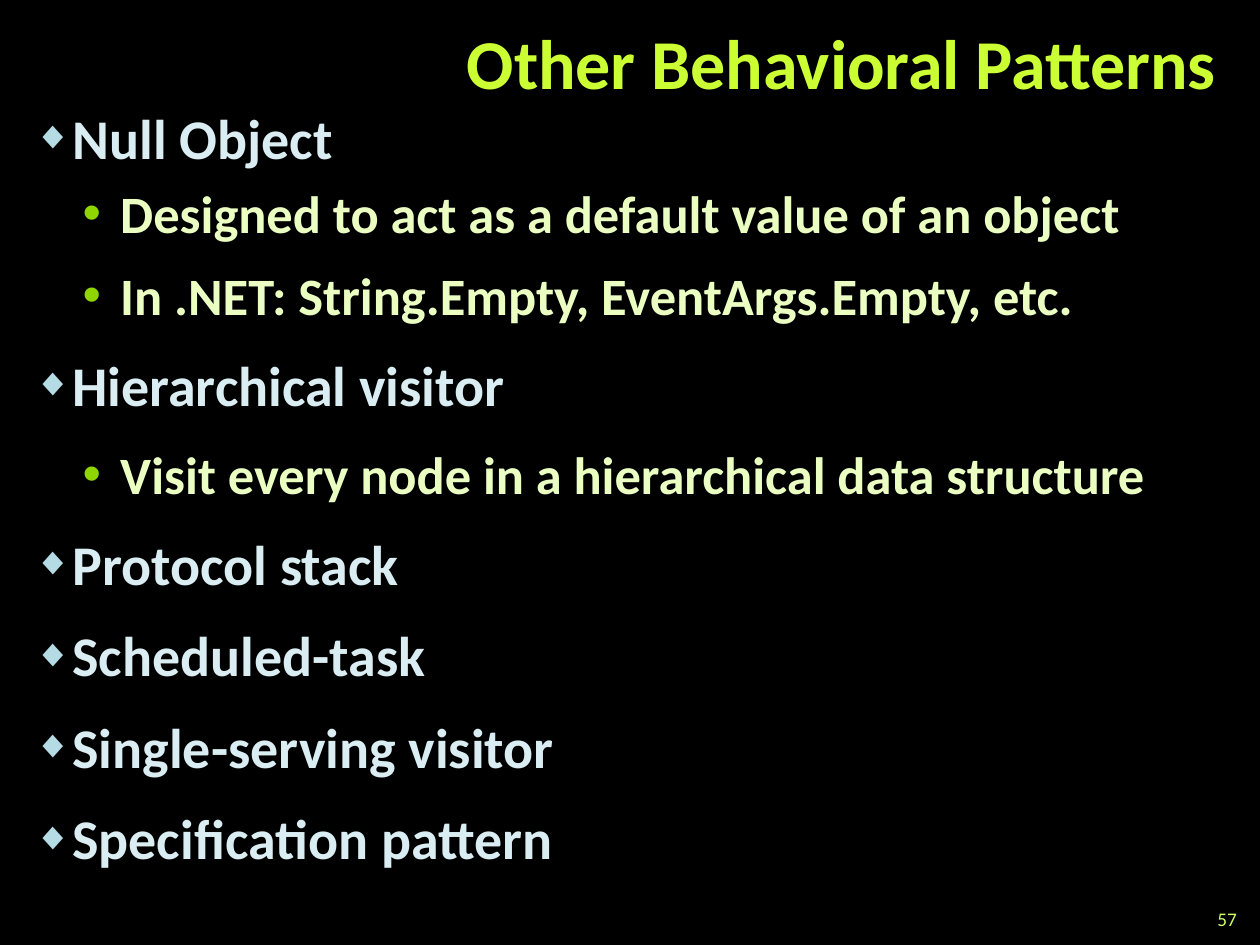
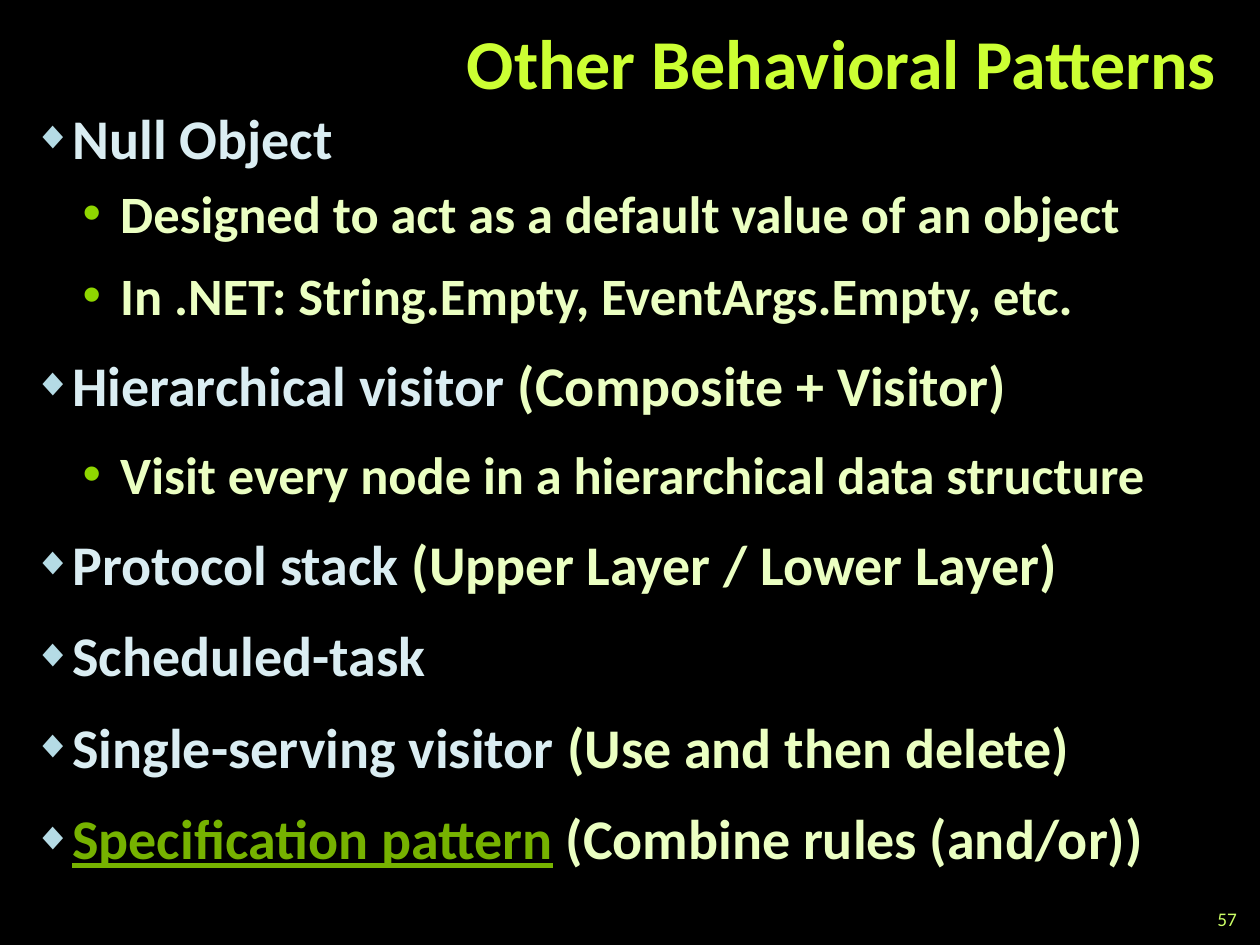
Before and after one commit to martin-nikolov/Telerik-Academy, a slide deck: slide 57 of Programming with C#/4. C# High-Quality Code/15. Design Patterns/Design Patterns.pptx. Drawn at 1260x945 pixels with LibreOffice and Linux fonts; fonts in the diff are those of the drawing; background and template pictures are left out. Boxes give left, top, right and bottom in pixels: in the first picture for what was removed or moved away, otherwise in the second. Text is boxed around its words. In the diff, an @@ line names an element or a change of style, - is before the commit and + after.

Commit message:
Update Design Patterns presentation

```diff
--- a/Programming with C#/4. C# High-Quality Code/15. Design Patterns/Design Patterns.pptx
+++ b/Programming with C#/4. C# High-Quality Code/15. Design Patterns/Design Patterns.pptx
@@ text at (72, 364, 1006, 415): text changed @@
-◆ Hierarchical visitor
+◆ Hierarchical visitor (Composite + Visitor)
@@ text at (72, 543, 1057, 594): text changed; text colour #DAEDF2 to #EBFFC2 @@
-◆ Protocol stack
+◆ Protocol stack (Upper Layer / Lower Layer)
@@ text at (72, 726, 1143, 868): text changed; text colour #DAEDF2 to #EBFFC2 @@
-◆ Single-serving visitor
-◆ Specification pattern
+◆ Single-serving visitor (Use and then delete)
+◆ Specification pattern (Combine rules (and/or))
```
Also in this commit, not shown: 2 other slides changed.
